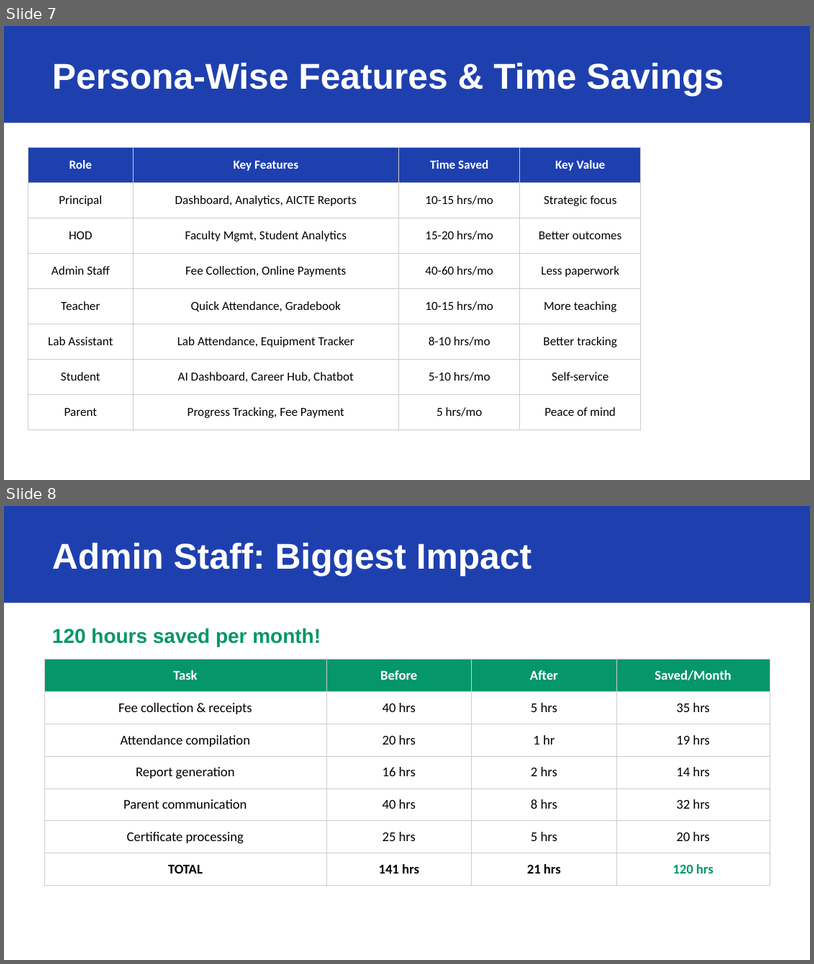
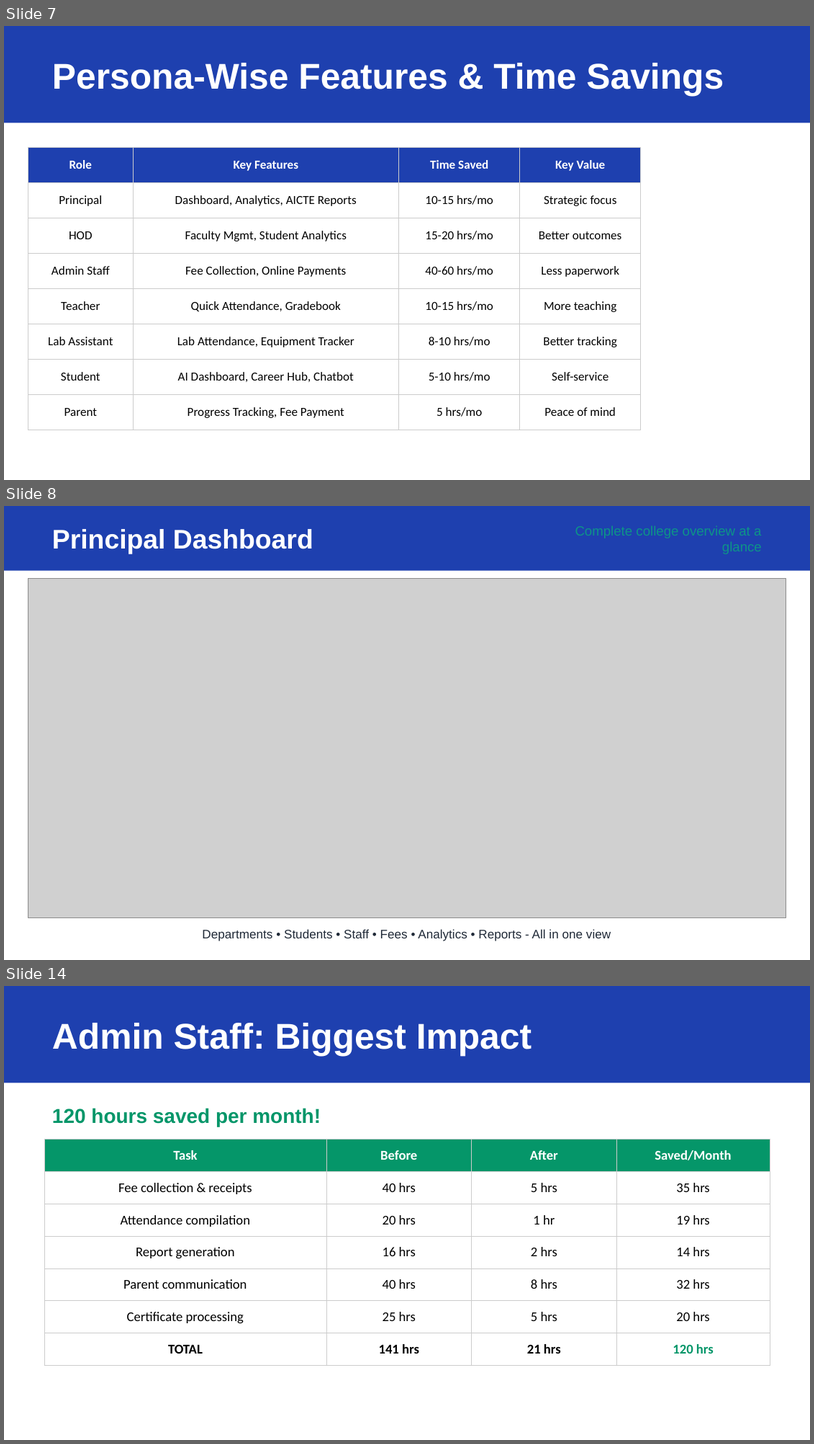
Before and after one commit to gsriramve/edunexus, a slide deck: docs/sales/EduNexus_Sales_Pitch.pptx. Shown one above the other, each under a label of ours: slides 7 and 8 before the commit, slides 7, 8 and 14 after it; the slides between them are not shown. The pictures are 814x964 and 814x1444 pixels, drawn with LibreOffice and Linux fonts; fonts in the diff are those of the drawing; grey boxes stand for pictures. Boxes give left, top, right and bottom in pixels: in the first picture for what was removed or moved away, otherwise in the second. Text is boxed around its words. In the diff, an @@ line names an element or a change of style, - is before the commit and + after.

```diff
--- a/docs/sales/EduNexus_Sales_Pitch.pptx
+++ b/docs/sales/EduNexus_Sales_Pitch.pptx
@@ slide 8 added at (4, 506, 810, 960), background #FFFFFF @@
@@ rectangle added at (4, 506, 810, 571), fill #1E40AF @@
@@ text added at (576, 525, 762, 554), 12 pt, text #0D9488 @@
+Complete college overview at a glance
@@ text added at (52, 529, 314, 554), 24 pt, text #FFFFFF, bold @@
+Principal Dashboard
@@ picture added at (28, 579, 786, 917) @@
@@ text added at (202, 929, 611, 941), 11 pt, text #1F2937 @@
+Departments • Students • Staff • Fees • Analytics • Reports - All in one view
@@ what was slide 8 is now slide 14 @@
```
Also in this commit, not shown: 5 other slides added, 1 other file.
